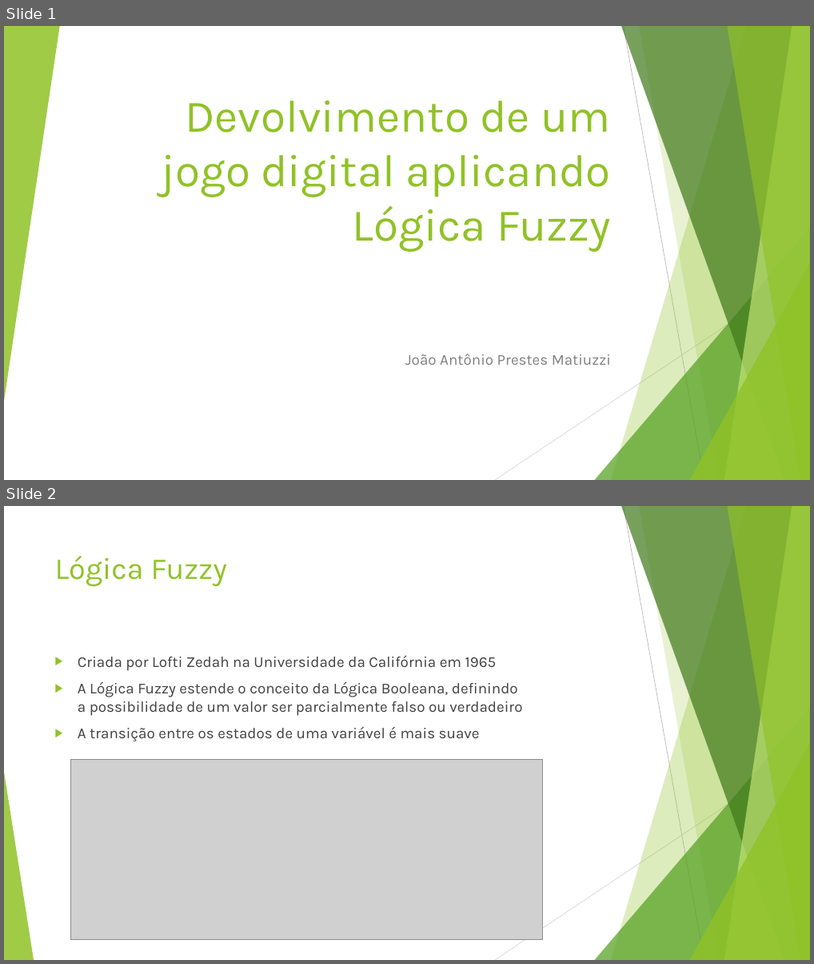
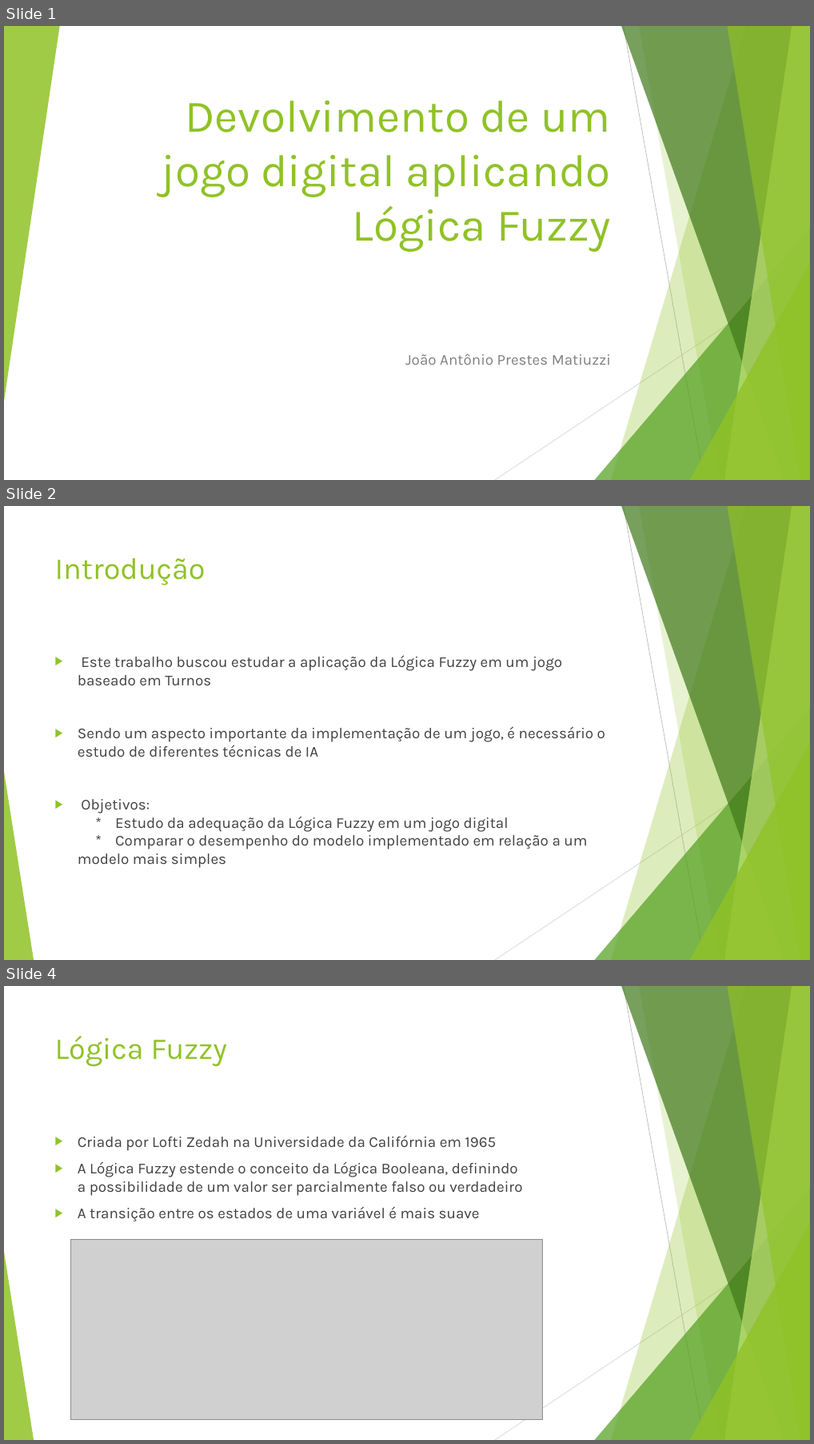
Before and after one commit to joaoapm/tfg, a slide deck: Tfg/TrabDocs/Docs/finais/apresentacao.pptx. Shown one above the other, each under a label of ours: slides 1 and 2 before the commit, slides 1, 2 and 4 after it; the slides between them are not shown. The pictures are 814x964 and 814x1444 pixels, drawn with LibreOffice and Linux fonts; fonts in the diff are those of the drawing; grey boxes stand for pictures. Boxes give left, top, right and bottom in pixels: in the first picture for what was removed or moved away, otherwise in the second. Text is boxed around its words. In the diff, an @@ line names an element or a change of style, - is before the commit and + after.

```diff
--- a/Tfg/TrabDocs/Docs/finais/apresentacao.pptx
+++ b/Tfg/TrabDocs/Docs/finais/apresentacao.pptx
@@ slide 2 added at (x1=4, y1=506, x2=810, y2=960), background #FFFFFF; not listed: 10 template elements that a slide beside it also shows @@
@@ title added at (x1=55, y1=558, x2=206, y2=585), 36 pt, text #90C226 @@
+Introdução
@@ text added at (x1=78, y1=655, x2=606, y2=868), 18 pt, text #404040 @@
+▶ Este trabalho buscou estudar a aplicação da Lógica Fuzzy em um jogo baseado em Turnos
+▶ Sendo um aspecto importante da implementação de um jogo, é necessário o estudo de diferentes técnicas de IA
+▶ Objetivos:
+  * Estudo da adequação da Lógica Fuzzy em um jogo digital
+  * Comparar o desempenho do modelo implementado em relação a um modelo mais simples
@@ what was slide 2 is now slide 4 @@
```
Also in this commit, not shown: 3 other slides added.
